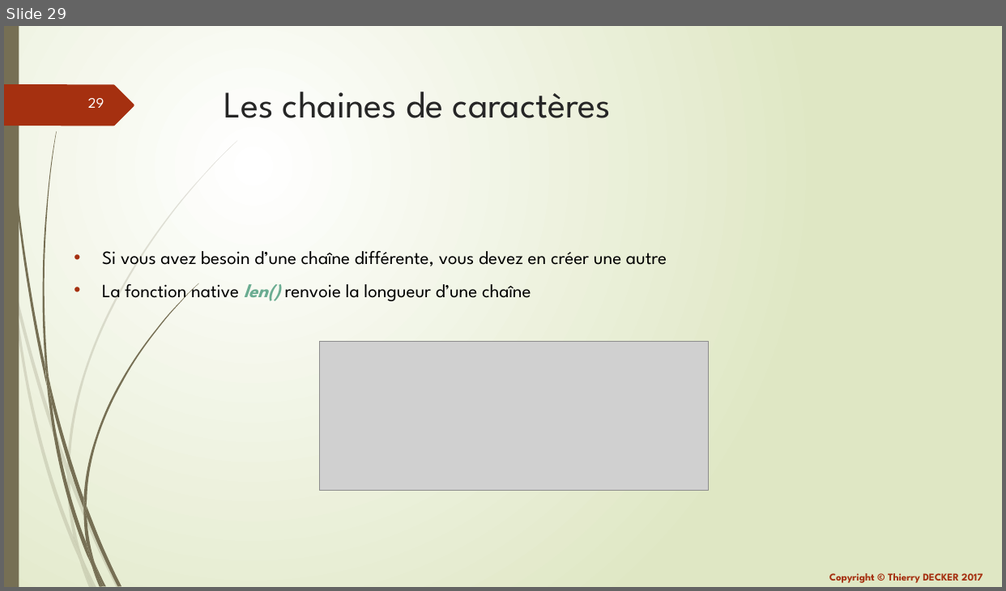
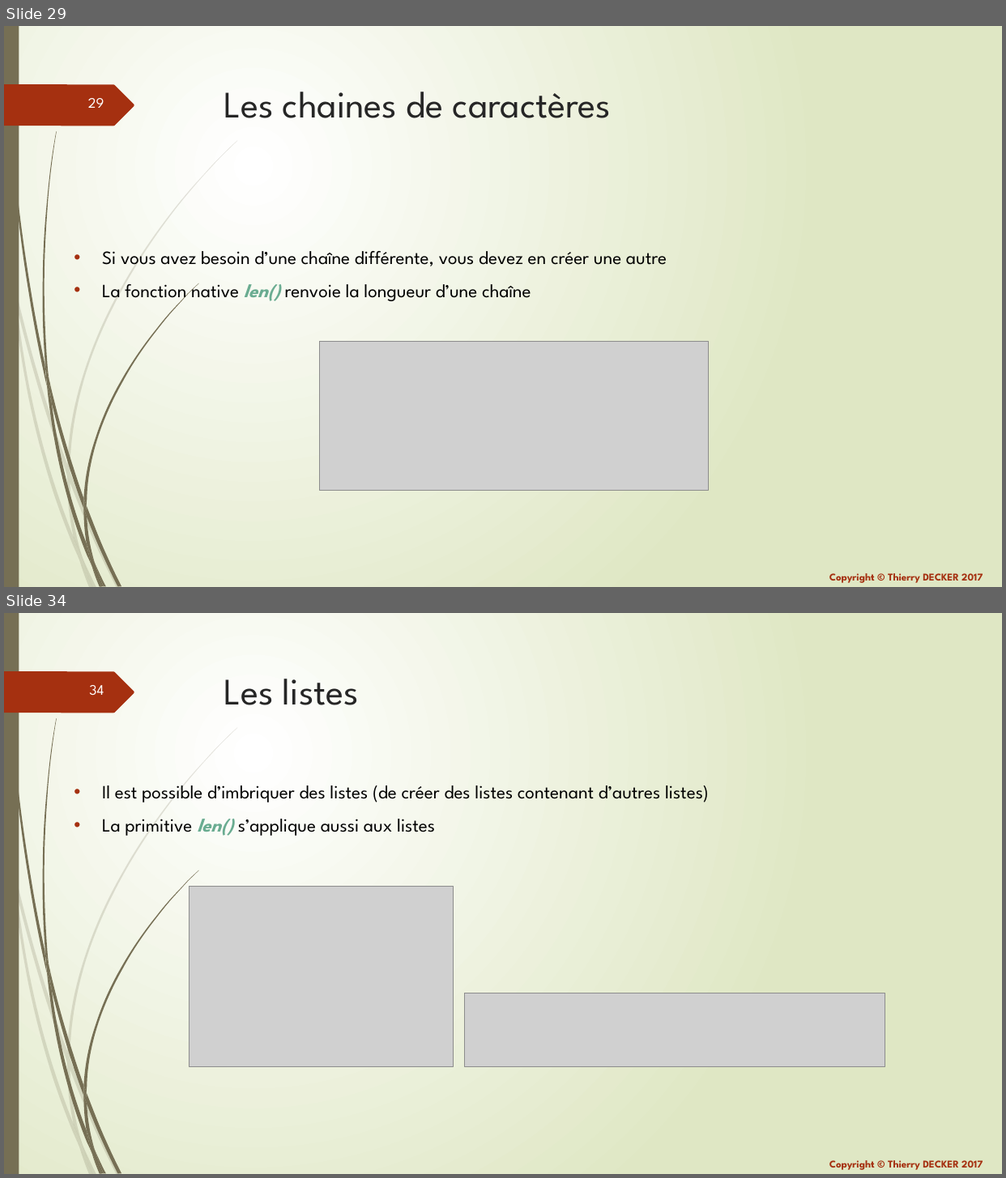
Before and after one commit to VikmanTheRacoon/learning-python, a slide deck: documentations/learning-python.pptx. Shown one above the other, each under a label of ours: slide 29 before the commit, slides 29 and 34 after it; the slides between them are not shown. The pictures are 1006x591 and 1006x1178 pixels, drawn with LibreOffice and Linux fonts; fonts in the diff are those of the drawing; grey boxes stand for pictures; background and template pictures are left out. Boxes give left, top, right and bottom in pixels: in the first picture for what was removed or moved away, otherwise in the second. Text is boxed around its words. In the diff, an @@ line names an element or a change of style, - is before the commit and + after.

```diff
--- a/documentations/learning-python.pptx
+++ b/documentations/learning-python.pptx
@@ slide 34 added at (4,613,1002,1174), background gradient #FFFFFF to #DFE8C4; not listed: 26 template elements that a slide beside it also shows @@
@@ title added at (224,679,359,705), 36 pt, text #262626 @@
+Les listes
@@ text added at (102,786,709,836), 18 pt, text #000000 @@
+• Il est possible d’imbriquer des listes (de créer des listes contenant d’autres listes)
+• La primitive len() s’applique aussi aux listes
@@ picture added at (189,886,454,1067) @@
@@ picture added at (465,994,885,1067) @@
```
Also in this commit, not shown: 2 slides changed, 10 other slides added, 1 other file.
